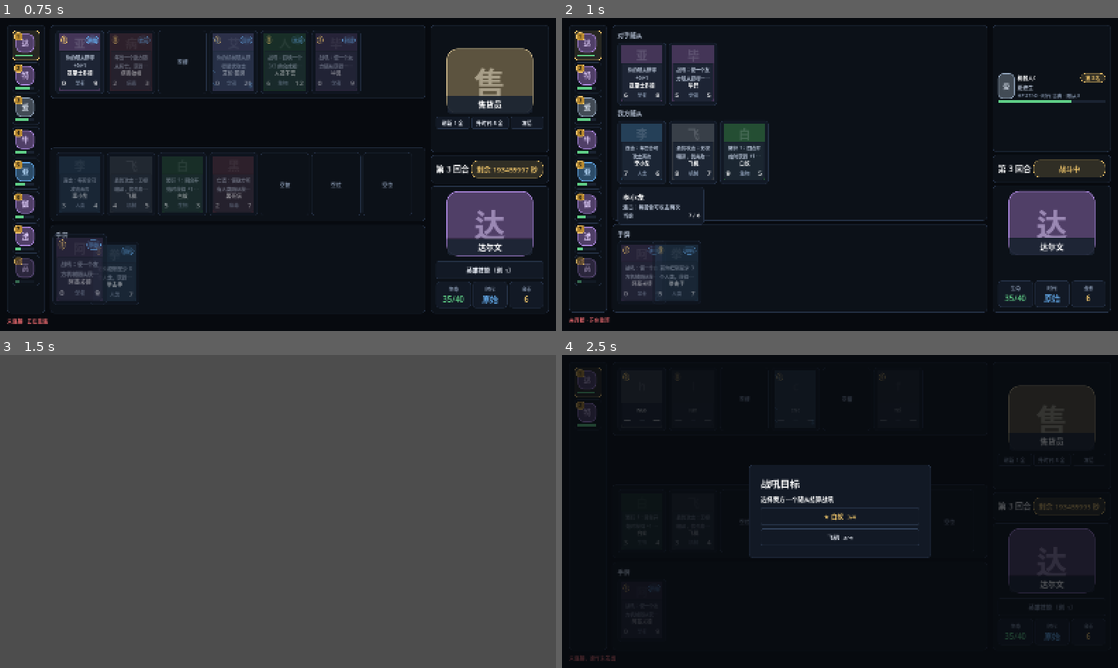
Above: before the commit, frames 1-4 (two rows, left to right).
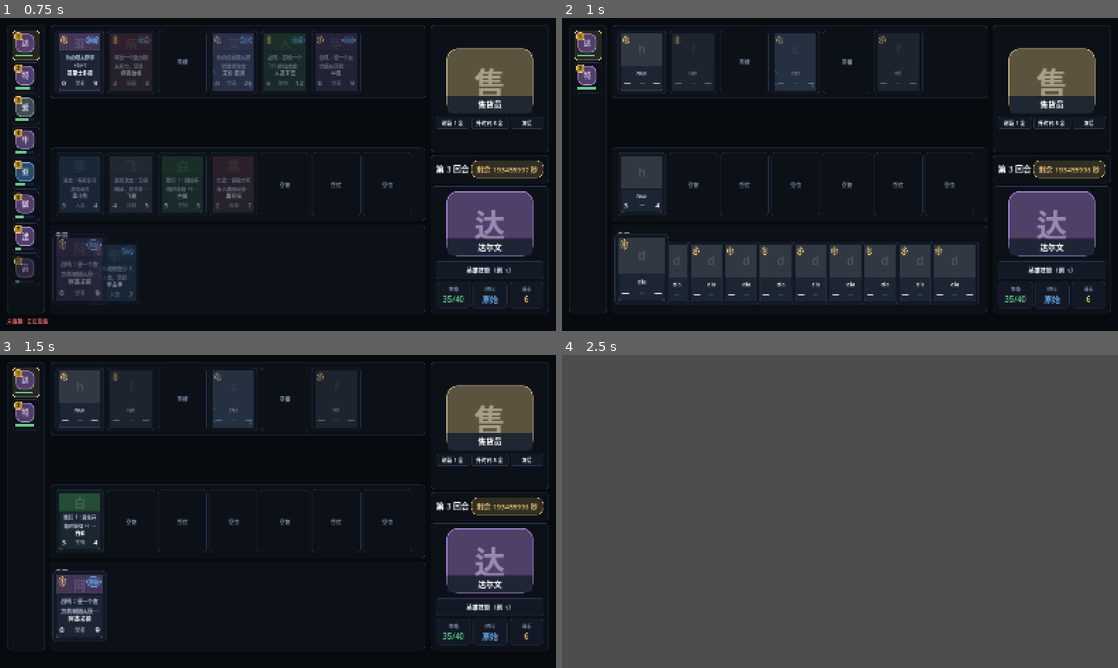
Above: after the commit, the same moments.

Repository: gaoddy/civilization
Game: Godot game, scene res://tests/ui_smoke.tscn
Two runs of this game, one before a commit and one after it. Both use one fixed random seed, a clock stepped at 60 frames per second and the inputs below. This scene is started directly instead of the project's main scene.
Inputs (mouse positions are in pixels of both pictures, inside the frame that each line leads up to):
- Up to frame 1 (0.75 s): click "刷新 1 金" at 0.5 s
- Up to frame 2 (1 s): no input
- Up to frame 3 (1.5 s): click (489, 458) at 1.25 s, where only the run before the commit has a clickable "升时代 5 金"
- Up to frame 4 (2.5 s): click "冻结" at 2 s

Frame 1 is identical in both runs. In frame 2, 24% of the frame differs, in the area x 1-99%, y 4-98%; in frame 3, 97%; in frame 4, 100%, in the area x 0-100%, y 0-100%.

Commit message:
fix(client): 悬停卡交叠带保持命中与拖拽归属
Godot 的 GUI 拾取按树序逆序进行、不比较 z_index，悬停放大后被揭示的
右侧交叠带会命中并拖起下一张手牌。悬停期间把右侧槽位卡片的 mouse_filter
设为 IGNORE，复位或拖拽开始时恢复 STOP，并补交叠带悬停与拖拽归属冒烟。

Co-Authored-By: Claude Code <noreply@anthropic.com>

Diff:
--- a/client/scenes/hand_slot.gd
+++ b/client/scenes/hand_slot.gd
@@ -23,12 +23,16 @@
 
 
 ## 悬停以底边中点为轴放大：放大后的矩形包含原矩形，指针不会在卡片下缘反复进出。
+##
+## Godot 的 GUI 拾取按树序逆序进行、不比较 `z_index`，右侧交叠带本来会落到下一张卡；
+## 悬停期间让右侧槽位让出鼠标，置顶卡才能在放大后的整个矩形内保持悬停与拖拽。
 func _on_card_mouse_entered() -> void:
     if not is_instance_valid(card):
         return
     z_index = 1
     card.pivot_offset = Vector2(card.size.x * 0.5, card.size.y)
     card.scale = Vector2.ONE * UITheme.factor("hand-hover-scale")
+    _set_later_cards_pointer(false)
 
 
 func _on_card_mouse_exited() -> void:
@@ -41,3 +45,16 @@
         card.scale = Vector2.ONE
         card.pivot_offset = Vector2.ZERO
     z_index = 0
+    _set_later_cards_pointer(true)
+
+
+## 只处理右侧槽位：左侧槽位在树序中晚于本槽被拾取，且不会被本卡盖住。
+func _set_later_cards_pointer(enabled: bool) -> void:
+    var parent := get_parent()
+    if parent == null:
+        return
+    var filter := Control.MOUSE_FILTER_STOP if enabled else Control.MOUSE_FILTER_IGNORE
+    for index in range(get_index() + 1, parent.get_child_count()):
+        var sibling := parent.get_child(index) as HandSlot
+        if sibling != null and is_instance_valid(sibling.card):
+            sibling.card.mouse_filter = filter
--- a/client/tests/ui_smoke.gd
+++ b/client/tests/ui_smoke.gd
@@ -17,6 +17,7 @@
     await _check_game_layout()
     await _check_hand_overlap_layout()
     await _check_hand_hover()
+    await _check_hand_hover_overlap_strip()
     await _check_hand_hover_in_combat()
     await _check_board_capacity_from_view()
     await _check_combat_layout()
@@ -606,6 +607,13 @@
                 first_card.get_global_rect().end.x > second_card.get_global_rect().position.x,
                 "相邻手牌应重叠",
             )
+            _expect(
+                is_equal_approx(
+                    first_card.get_global_rect().end.x - second_card.get_global_rect().position.x,
+                    32.0,
+                ),
+                "相邻手牌应正好交叠 32",
+            )
         _expect(hand_row.get_global_rect().size.y < 292.0, "十张手牌应保持单行")
         if slots.size() == 10 and hand_scroll != null:
             var last_card: Control = slots[9].get_child(0) as Control
@@ -674,6 +682,99 @@
         _expect(slot != null and slot.z_index == 0, "移出后应恢复层级")
     instance.queue_free()
     await get_tree().process_frame
+    GameStore.view = {}
+    GameStore.turn = 1
+
+
+## 十张 dia 手牌的对局实例；`playable` 决定手牌是否允许拖拽。
+func _ten_card_instance(playable: bool) -> Node:
+    GameStore.player_id = "p0"
+    GameStore.phase = "Recruit"
+    GameStore.turn = 3
+    GameStore.deadline = "2030-01-01T00:00:00Z"
+    var view: Dictionary = FixtureScript.view()
+    var hand: Array = []
+    var affordances: Array = []
+    for index in range(10):
+        hand.append({
+            "index": index,
+            "cardId": "dia",
+            "playable": playable,
+            "requiresTarget": false,
+            "disabledReason": null if playable else "NO_SPACE",
+        })
+        affordances.append({
+            "index": index,
+            "playable": playable,
+            "disabledReason": null if playable else "NO_SPACE",
+        })
+    view["self"]["hand"] = hand
+    view["self"]["affordances"]["handCards"] = affordances
+    GameStore.view = view
+    return await _check_scene("res://scenes/game.tscn", false)
+
+
+## 悬停卡右侧交叠带仍归这张卡：Godot 按树序逆序拾取，z_index 不参与命中。
+func _check_hand_hover_overlap_strip() -> void:
+    var instance := await _ten_card_instance(false)
+    if instance != null:
+        var card0: Control = instance.find_child("HandCard0", true, false)
+        var card1: Control = instance.find_child("HandCard1", true, false)
+        _expect(
+            card0 is HandCard and not (card0 as HandCard).drag_allowed,
+            "禁用手牌在招募阶段应不可拖动",
+        )
+        if card0 is HandCard and card1 != null:
+            var slot: Control = card0.get_parent() as Control
+            var top_left: Vector2 = card0.get_global_rect().position
+            var strip := top_left + Vector2(card0.size.x - 16.0, card0.size.y / 2.0)
+            await _push_motion(instance, Vector2(-40, -40))
+            await _hover(instance, card0, card0.size / 2)
+            _expect(card0.scale.is_equal_approx(Vector2(1.12, 1.12)), "禁用手牌也应悬停放大")
+            await _push_motion(instance, strip)
+            _expect(
+                card0.scale.is_equal_approx(Vector2(1.12, 1.12)),
+                "指针进入本卡右侧交叠带后应保持放大",
+            )
+            _expect(card1.scale.is_equal_approx(Vector2.ONE), "交叠带不应把悬停让给下一张卡")
+            _expect(slot != null and slot.z_index == 1, "交叠带内应保持置顶")
+            var hovered := instance.get_viewport().gui_get_hovered_control()
+            _expect(
+                hovered == card0,
+                "交叠带应命中的是本卡，实际 %s" % ("<null>" if hovered == null else str(hovered.name)),
+            )
+            await _push_motion(instance, Vector2(-40, -40))
+        instance.queue_free()
+        await get_tree().process_frame
+
+    _fake_connect()
+    var playing := await _ten_card_instance(true)
+    if playing != null:
+        var card0: Control = playing.find_child("HandCard0", true, false)
+        _expect(
+            card0 is HandCard and (card0 as HandCard).drag_allowed,
+            "可出牌手牌应允许拖拽",
+        )
+        if card0 is HandCard and (card0 as HandCard).drag_allowed:
+            var top_left: Vector2 = card0.get_global_rect().position
+            var strip := top_left + Vector2(card0.size.x - 16.0, card0.size.y / 2.0)
+            var viewport = playing.get_viewport()
+            await _push_motion(playing, Vector2(-40, -40))
+            await _hover(playing, card0, card0.size / 2)
+            await _push_motion(playing, strip)
+            await _push_button(playing, strip, true)
+            await _push_motion_held(playing, strip + Vector2(24, 0), Vector2(24, 0))
+            _expect(viewport.gui_is_dragging(), "交叠带按下并越过阈值应开始拖拽")
+            if viewport.gui_is_dragging():
+                var data: Variant = viewport.gui_get_drag_data()
+                _expect(
+                    data is Dictionary and int(data.get("handIndex", -1)) == 0,
+                    "交叠带拖拽应拾起本卡",
+                )
+                viewport.gui_cancel_drag()
+        playing.queue_free()
+        await get_tree().process_frame
+    _fake_disconnect()
     GameStore.view = {}
     GameStore.turn = 1
 
Not shown, changed: docs/current/product/ui/pages/game.md
Not shown, changed: docs/current/technical/client.md
